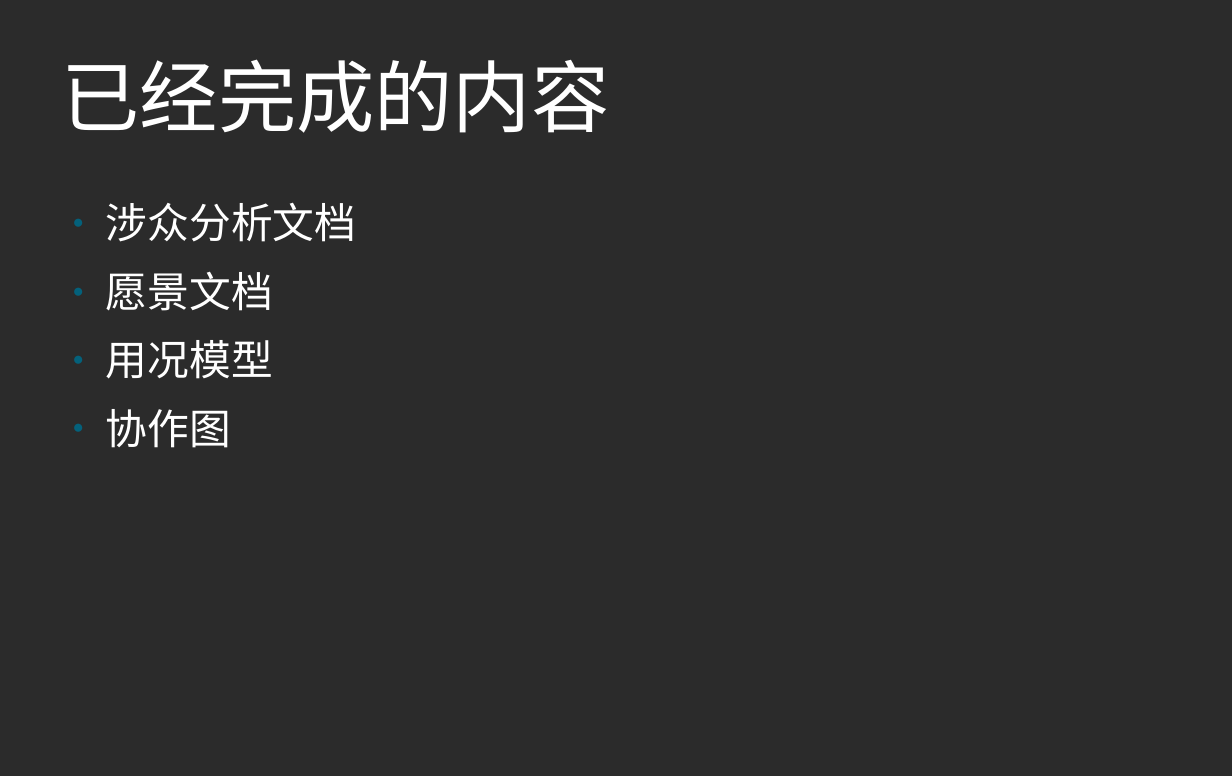
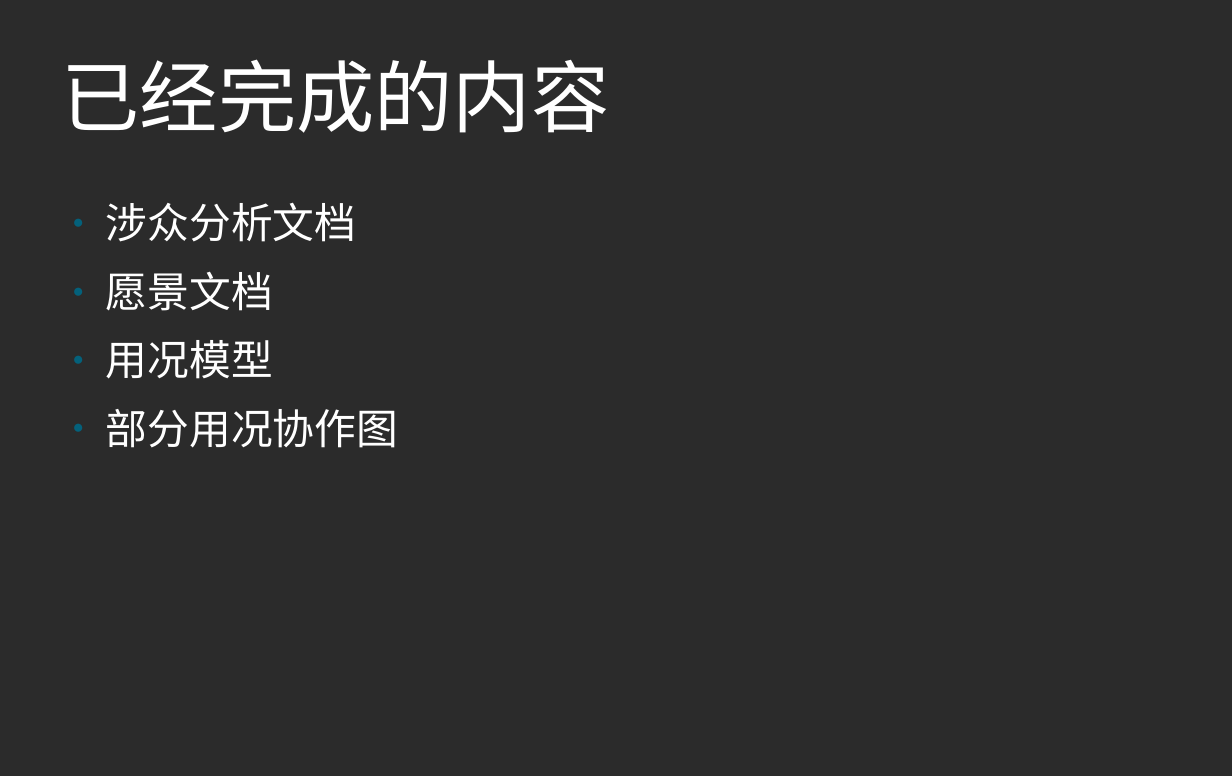
Before and after one commit to 375187588/hydrogenMusic, a slide deck: slide 2 of formal/氢音乐项目进展报告.odp. Drawn at 1232x776 pixels with LibreOffice and Linux fonts; fonts in the diff are those of the drawing; background and template pictures are left out; a plain dark background stands for a picture behind light text. Boxes give left, top, right and bottom in pixels: in the first picture for what was removed or moved away, otherwise in the second. Text is boxed around its words. In the diff, an @@ line names an element or a change of style, - is before the commit and + after.

```diff
--- a/formal/氢音乐项目进展报告.odp
+++ b/formal/氢音乐项目进展报告.odp
@@ text at [106, 409, 398, 448]: text changed @@
-● 协作图
+● 部分用况协作图
```
Also in this commit, not shown: 4 other slides changed, 2 slides added, 5 other files.
